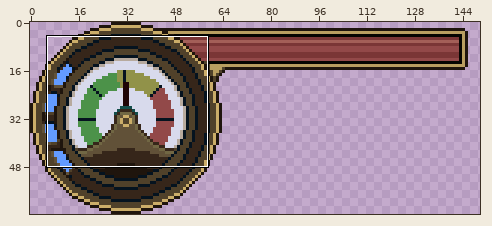
Edited in one commit: pixel-art file (Assets/Sprites/UI/Health Guage.aseprite). Above: a wide view before the commit, with the close-up outlined.
Close-up. First the earlier version:
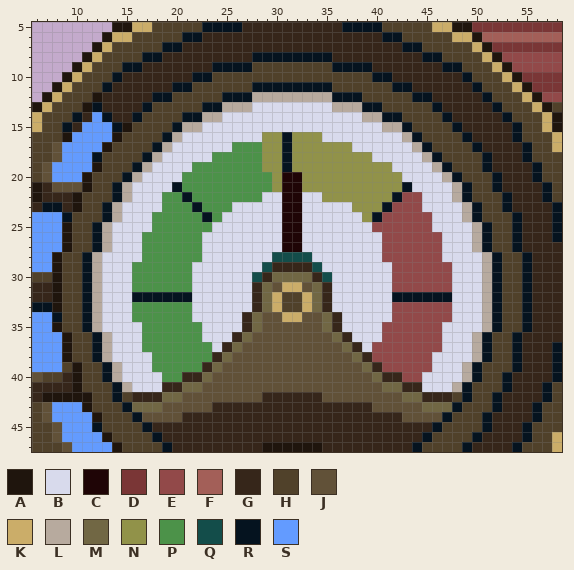
192x64 pixels, 1 frame. Colours within 5 levels of each other are drawn and written as one. Shown: x 6..58, y 5..47. The wide view leaves out empty margins.
Palette (. is transparent): A #1f150d  B #d8daec  C #1f0506  D #7a3636  E #924949  F #a35f58  G #36261a  H #50412a  J #615138  K #cbad69  L #b7aa9e  M #716744  N #919249  P #4c9249  Q #134d4a  R #05131f  S #639bff
The same view after the edit:
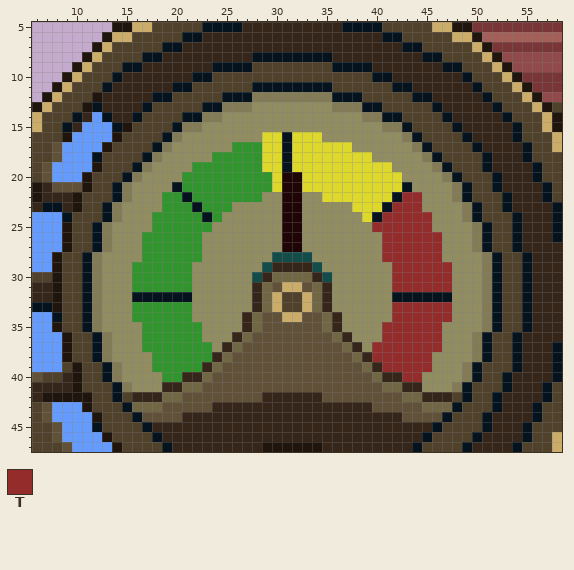
Colours new in this view: T #952c2c
Difference:
colour B: #d8daec -> #918d61
colour L: #b7aa9e -> #837b55
colour N: #919249 -> #ddd829
colour P: #4c9249 -> #30952c
Changed rows in their new state; - is a pixel that keeps its letter.
Layer "Guage":
first column x 40:
22 ---TT---
23 --TTT---
24 -TTTTT--
25 TTTTTT--
26 -TTTTTT-
27 -TTTTTT-
28 -TTTTTT-
29 --TTTTTT
30 --TTTTTT
31 --TTTTTT
33 --TTTTTT
34 --TTTTTT
35 -TTTTTT-
36 -TTTTTT-
37 TTTTTTT-
38 TTTTTT--
39 -TTTTT--
40 ---TT---
